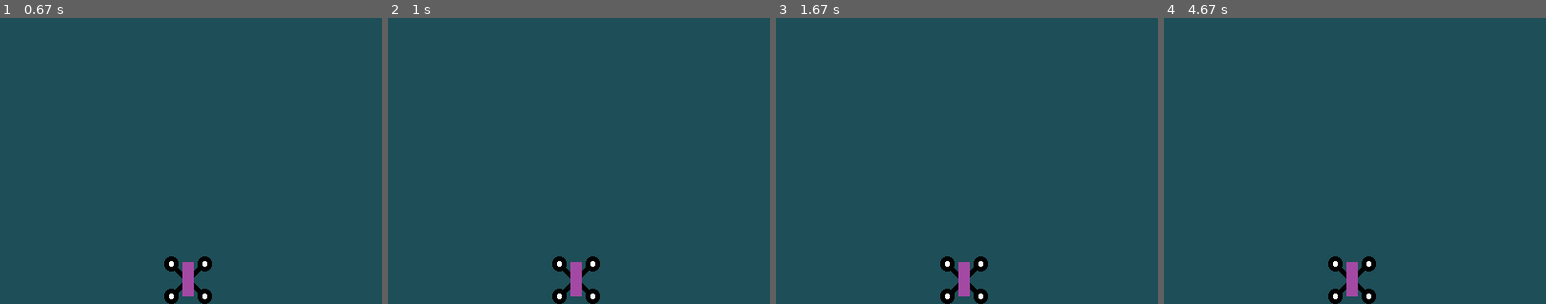
Above: before the commit, frames 1-4 (left to right).
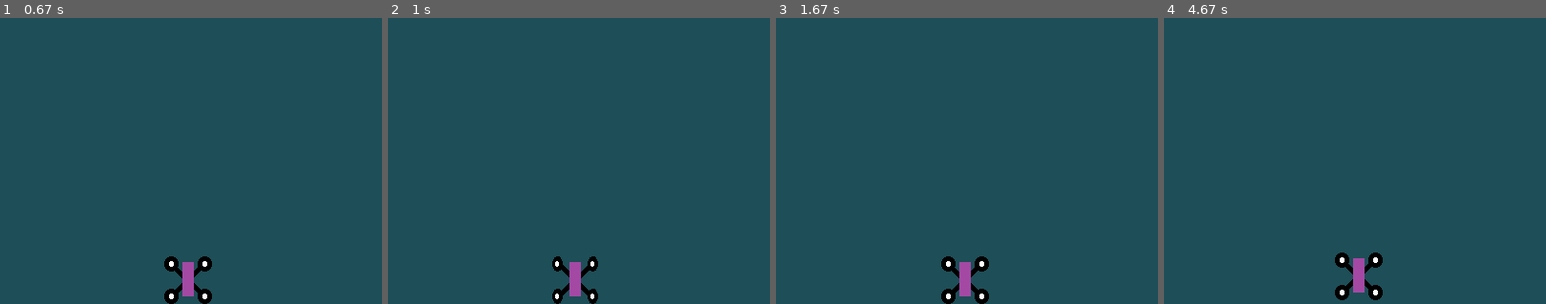
Above: after the commit, the same moments.

Repository: jhealy739/pygame_training
Game: pygame game, started from pgtraining_main.py
The game is run twice, just before and just after one commit, with the same random seed, the same clock (stepped at 60 frames per second) and the same inputs.
Inputs:
- Up to frame 1 (0.67 s): tap Enter at 0.33 s
- Up to frame 2 (1 s): hold D from 0.67 s (still down)
- Up to frame 3 (1.67 s): release D at 1.13 s; hold W 1.17-1.63 s
- Up to frame 4 (4.67 s): hold D 1.67-2.13 s; hold A 2.17-2.7 s; hold S 2.73-3.03 s; hold S from 4.57 s (still down)
The pictures show only the part of the screen within x 25-75%, y 50-100%; the shares and areas given below are measured in that part.

Frame 1 is identical in both runs. In frame 2, 0.3% of the frame differs, in the area x 43-56%, y 83-100%; in frame 3, 0.2%; in frame 4, 1.3%, in the area x 43-58%, y 82-100%.

Commit message:
Added image lines for desktop laptop image lines commented out

Diff:
--- a/game_functions.py
+++ b/game_functions.py
@@ -4,30 +4,30 @@
 
 def check_keydown_events(event, ship):
     #Check key down events
-    if event.key == pygame.K_RIGHT:
+    if event.key == pygame.K_d:
         ship.moving_right = True
 
-    elif event.key == pygame.K_LEFT:
+    elif event.key == pygame.K_a:
         ship.moving_left = True
 
-    elif event.key == pygame.K_UP:
+    elif event.key == pygame.K_w:
         ship.moving_up = True
 
-    elif event.key == pygame.K_DOWN:
+    elif event.key == pygame.K_s:
         ship.moving_down = True
 
 def check_keyup_events(event, ship):
     #Check key up events
-    if event.key == pygame.K_RIGHT:
+    if event.key == pygame.K_d:
         ship.moving_right = False
 
-    elif event.key == pygame.K_LEFT:
+    elif event.key == pygame.K_a:
         ship.moving_left = False
 
-    elif event.key == pygame.K_UP:
+    elif event.key == pygame.K_w:
         ship.moving_up = False
 
-    elif event.key == pygame.K_DOWN:
+    elif event.key == pygame.K_s:
         ship.moving_down = False
 
 def check_events(ship):
--- a/ship.py
+++ b/ship.py
@@ -8,9 +8,12 @@
         self.screen = screen
 
         #Load the ship image and get its rect.
-        self.image = pygame.image.load('C:\\Users\\jheal\\Documents\\Programming\\pygame_training\\ship.bmp')
-        self.image_right = pygame.image.load('C:\\Users\\jheal\\Documents\\Programming\\pygame_training\\ship_right.bmp')
-        self.image_left = pygame.image.load('C:\\Users\\jheal\\Documents\\Programming\\pygame_training\\ship_left.bmp')
+        self.image = pygame.image.load('D:\\Programming\\Python\\pygame_training\\ship.bmp')
+        self.image_right = pygame.image.load('D:\\Programming\\Python\\pygame_training\\ship_right.bmp')
+        self.image_left = pygame.image.load('D:\\Programming\\Python\\pygame_training\\ship_left.bmp')
+        #self.image = pygame.image.load('C:\\Users\\jheal\\Documents\\Programming\\pygame_training\\ship.bmp')
+        #self.image_right = pygame.image.load('C:\\Users\\jheal\\Documents\\Programming\\pygame_training\\ship_right.bmp')
+        #self.image_left = pygame.image.load('C:\\Users\\jheal\\Documents\\Programming\\pygame_training\\ship_left.bmp')
         self.rect = self.image.get_rect()
         self.screen_rect = screen.get_rect()
 
--- a/tree.py
+++ b/tree.py
@@ -12,7 +12,8 @@
         self.screen = screen
 
         #Load the ship image and get its rect.
-        self.image = pygame.image.load('C:\\Users\\jheal\\Documents\\Programming\\pygame_training\\tree.bmp')
+        #self.image = pygame.image.load('C:\\Users\\jheal\\Documents\\Programming\\pygame_training\\tree.bmp')
+        self.image = pygame.image.load('D:\\Programming\\Python\\pygame_training\\tree.bmp')
         self.rect = self.image.get_rect()
         self.screen_rect = screen.get_rect()
 
